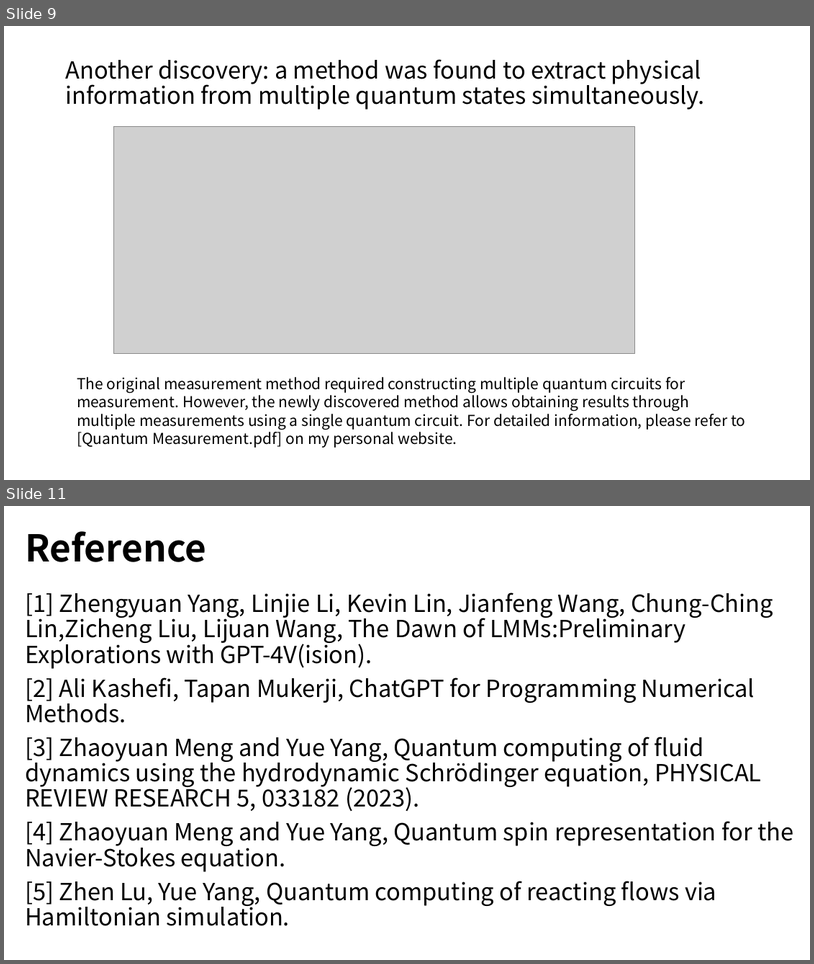
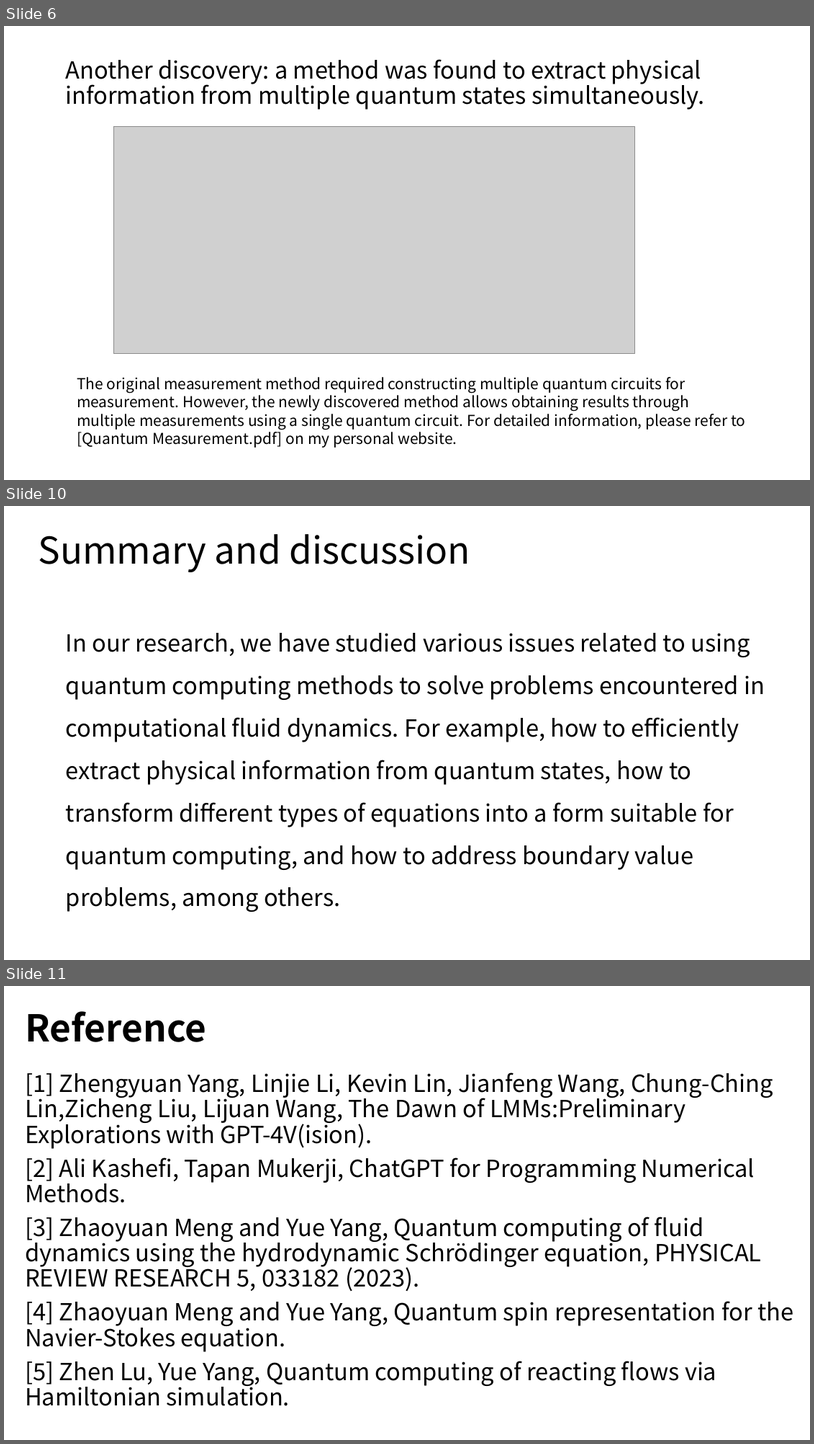
Before and after one commit to yangziang03/yangziang03.github.io, a slide deck: mypaper/thesis/Research2.pptx. Shown one above the other, each under a label of ours: slides 9 and 11 before the commit, slides 6, 10 and 11 after it; the slides between them are not shown. The pictures are 814x964 and 814x1444 pixels, drawn with LibreOffice and Linux fonts; fonts in the diff are those of the drawing; grey boxes stand for pictures. Boxes give left, top, right and bottom in pixels: in the first picture for what was removed or moved away, otherwise in the second. Text is boxed around its words. In the diff, an @@ line names an element or a change of style, - is before the commit and + after.

```diff
--- a/mypaper/thesis/Research2.pptx
+++ b/mypaper/thesis/Research2.pptx
@@ slide 10 added at [4,506,810,960], background #FFFFFF @@
@@ title added at [39,534,471,572], 44 pt, text #000000 @@
+Summary and discussion
@@ text added at [66,633,765,870], 28 pt, text #000000 @@
+In our research, we have studied various issues related to using quantum computing methods to solve problems encountered in computational fluid dynamics. For example, how to efficiently extract physical information from quantum states, how to transform different types of equations into a form suitable for quantum computing, and how to address boundary value problems, among others.
@@ what was slide 9 is now slide 6 @@
```
Also in this commit, not shown: 2 slides changed, 4 other slides added, 5 slides removed, 1 other file.
